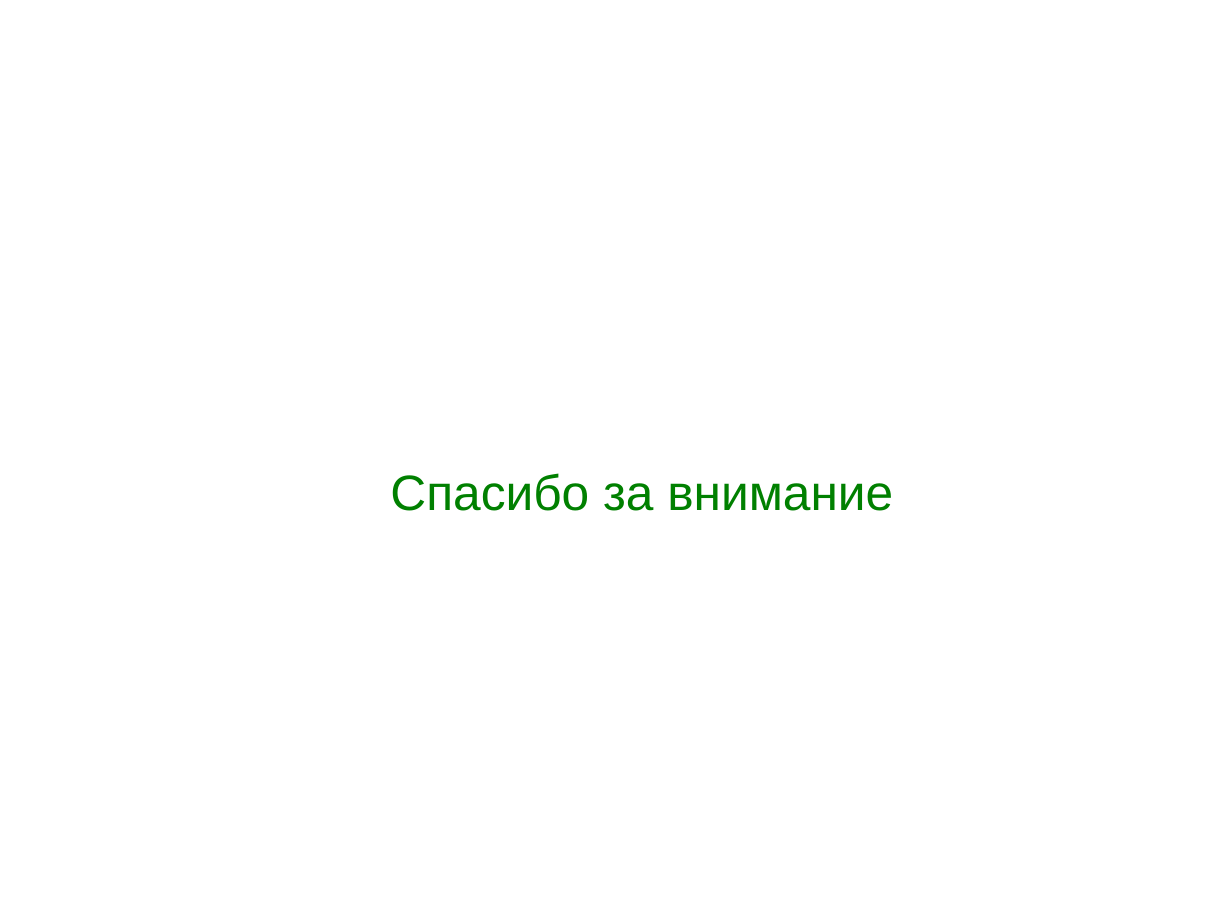
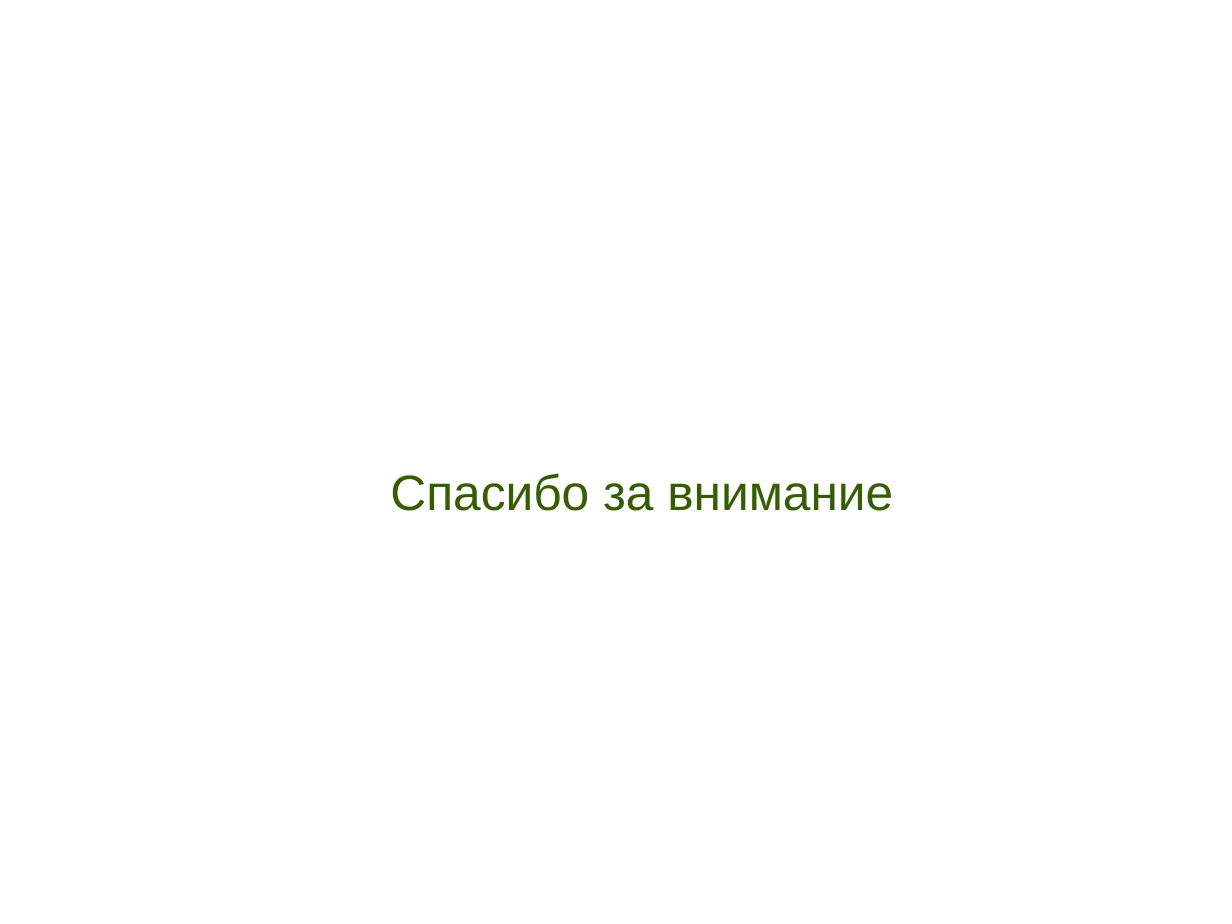
Before and after one commit to tipe/searchbycolor, a slide deck: slide 13 of Presentation.odp. Drawn at 1232x924 pixels with LibreOffice and Linux fonts; fonts in the diff are those of the drawing. Boxes give left, top, right and bottom in pixels: in the first picture for what was removed or moved away, otherwise in the second. Text is boxed around its words. In the diff, an @@ line names an element or a change of style, - is before the commit and + after.

```diff
--- a/Presentation.odp
+++ b/Presentation.odp
@@ text "Спасибо за внимание" at [390,473,893,511]: text colour #008000 to #355E00 @@
```
Also in this commit, not shown: 10 other slides changed.
